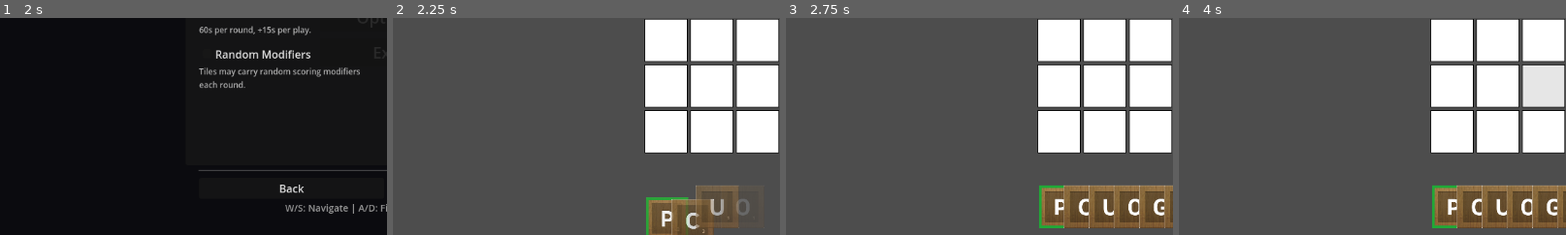
Above: before the commit, frames 1-4 (left to right).
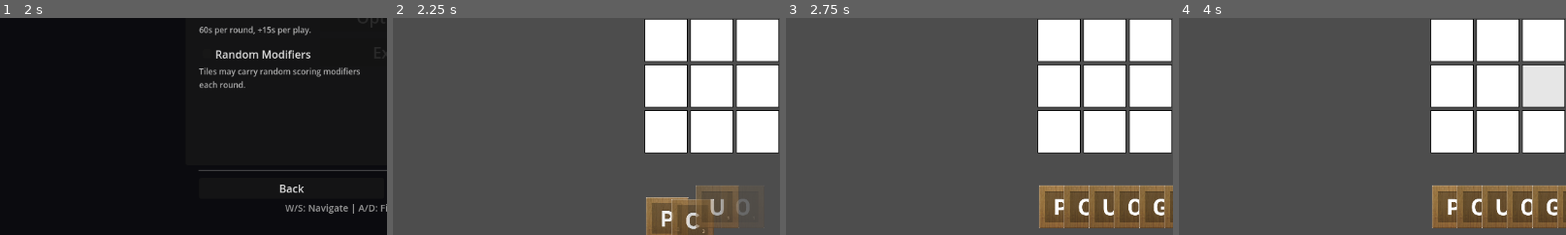
Above: after the commit, the same moments.

Repository: rcmilan/godot-scrabblerabble
Game: Godot game, scene res://scenes/title_screen/title_screen.tscn
Two runs of this game, one before a commit and one after it. Both use one fixed random seed, a clock stepped at 60 frames per second and the inputs below.
Inputs (mouse positions are % of the whole screen's width and height, from its top left):
- Up to frame 1 (2 s): click "New Game" at 0.5 s; click "New Game" at 1.25 s
- Up to frame 2 (2.25 s): click "Start Run" at 2 s
- Up to frame 3 (2.75 s): no input
- Up to frame 4 (4 s): tap Enter (ui_accept) at 2.75, 3.5 s; drag from (35, 24) to (60, 28) at 2.77 s; drag from (41, 24) to (45, 70) at 3.52 s
The pictures show only the part of the screen within x 0-50%, y 50-100%; the shares and areas given below are measured in that part.

Frame 1 is identical in both runs. In frame 2, 0.3% of the frame differs, in the area x 65-77%, y 82-100%; in frame 3, 0.3%, in the area x 65-72%, y 76-97%; in frame 4, 0.3%.

Commit message:
fix: cursor hover shows brightness only, no border

Diff:
--- a/scenes/tile/tile.gd
+++ b/scenes/tile/tile.gd
@@ -478,7 +478,7 @@
 
 
 ## Sets cursor highlight (FocusCursor navigating over this tile in hand).
-## Postcondition: green border shown and hover brightness applied when value is true.
+## Postcondition: hover brightness applied when value is true. Border is unaffected.
 func set_cursor_highlighted(value: bool) -> void:
 	_is_cursor_highlighted = value
 	_update_visual()
@@ -486,7 +486,7 @@
 
 func _update_visual() -> void:
 	if border:
-		border.visible = is_selected or _is_cursor_highlighted
+		border.visible = is_selected
 	if locked_border:
 		locked_border.visible = is_locked
 
